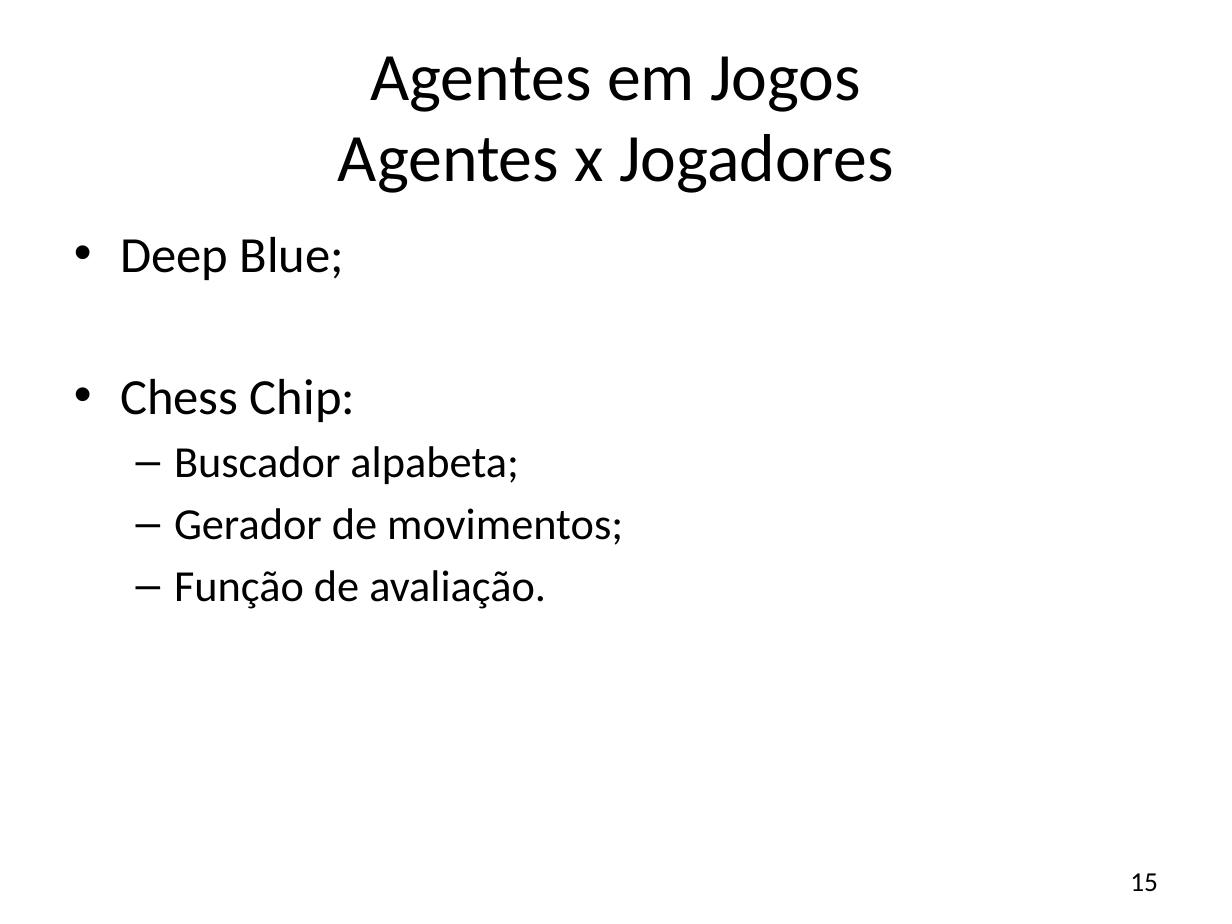
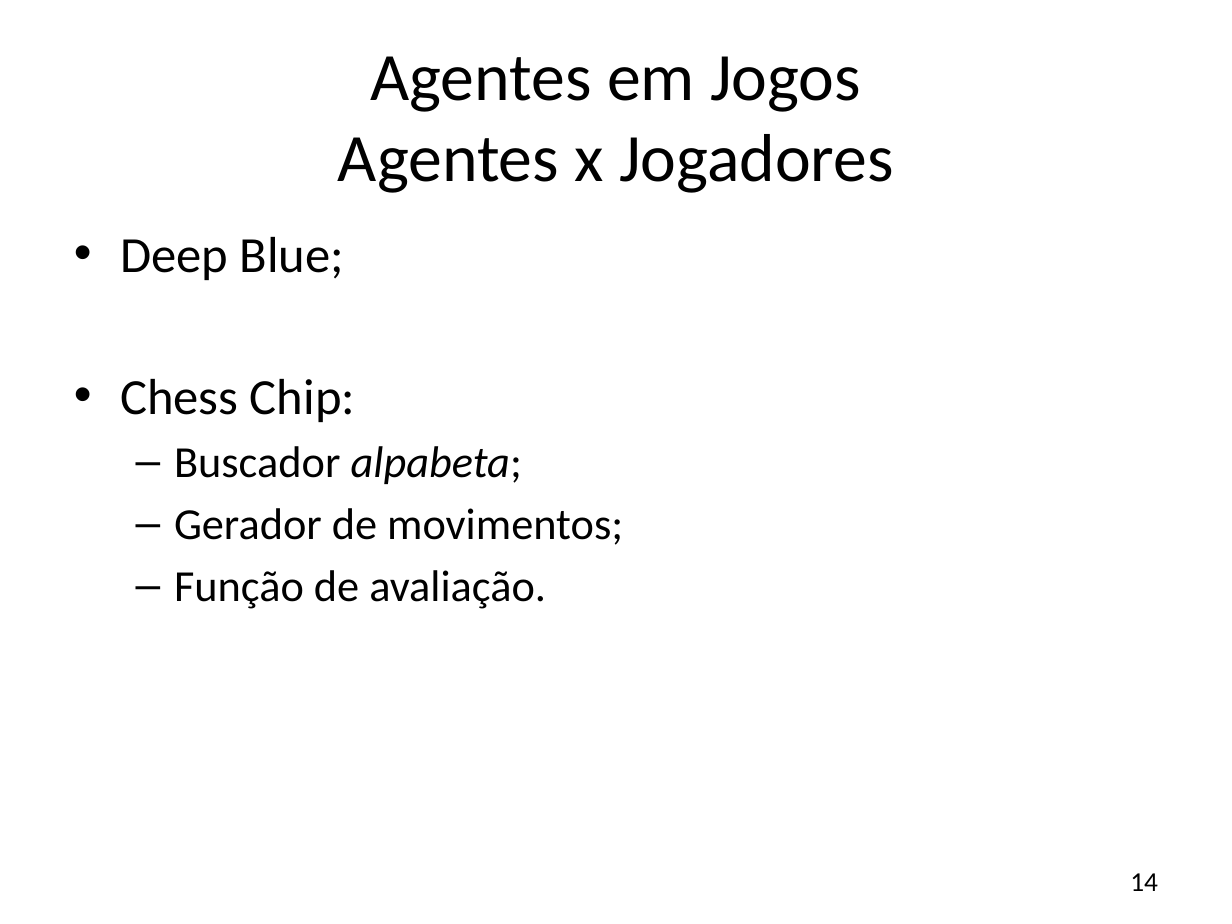
Before and after one commit to JonathanOhara/dissertacao, a slide deck: slide 14 of Apresentação Qualificação.pptx (slide 15 before the commit). Drawn at 1232x924 pixels with LibreOffice and Linux fonts; fonts in the diff are those of the drawing; background and template pictures are left out. Boxes give left, top, right and bottom in pixels: in the first picture for what was removed or moved away, otherwise in the second. Text is boxed around its words. In the diff, an @@ line names an element or a change of style, - is before the commit and + after.

```diff
--- a/Apresentação Qualificação.pptx
+++ b/Apresentação Qualificação.pptx
@@ text at bbox=[174, 446, 522, 484]: italic on in "alpabeta;" @@
@@ page number at bbox=[1130, 873, 1158, 891]: text changed @@
-15
+14
```
Also in this commit, not shown: 9 other slides changed, 1 slide removed.
